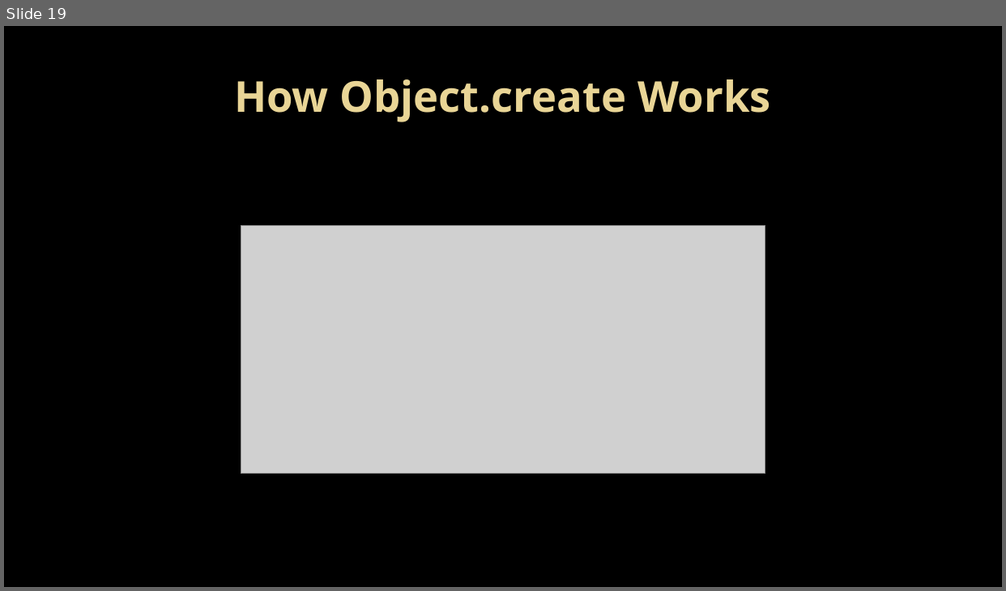
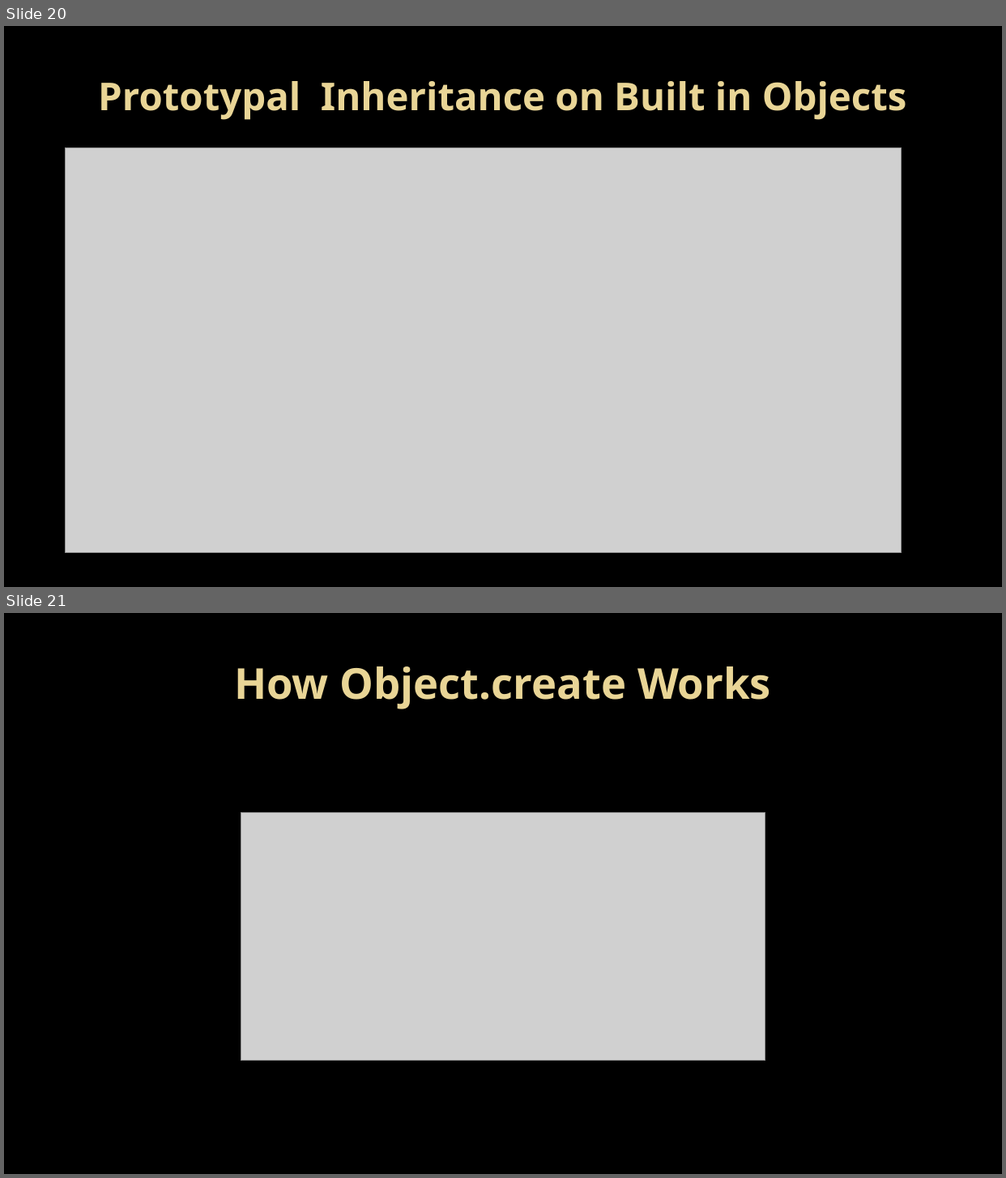
Before and after one commit to salman3009/newtownJuneBatch, a slide deck: 2022/June_Batch/5Javascript/others/new-version/10javascript - OOPS.pptx. Shown one above the other, each under a label of ours: slide 19 before the commit, slides 20 and 21 after it. The pictures are 1006x591 and 1006x1178 pixels, drawn with LibreOffice and Linux fonts; fonts in the diff are those of the drawing; grey boxes stand for pictures; background and template pictures are left out. Boxes give left, top, right and bottom in pixels: in the first picture for what was removed or moved away, otherwise in the second. Text is boxed around its words. In the diff, an @@ line names an element or a change of style, - is before the commit and + after.

```diff
--- a/2022/June_Batch/5Javascript/others/new-version/10javascript - OOPS.pptx
+++ b/2022/June_Batch/5Javascript/others/new-version/10javascript - OOPS.pptx
@@ slide 20 added at (x1=4, y1=26, x2=1002, y2=587), background picture (left out) @@
@@ title added at (x1=98, y1=81, x2=907, y2=120), 36.9 pt, text gradient #EAD696 to #E7D081, bold @@
+Prototypal Inheritance on Built in Objects
@@ picture added at (x1=66, y1=148, x2=901, y2=554) @@
@@ what was slide 19 is now slide 21 @@
```
Also in this commit, not shown: 10 slides changed, 1 other slide added, 12 other files.
